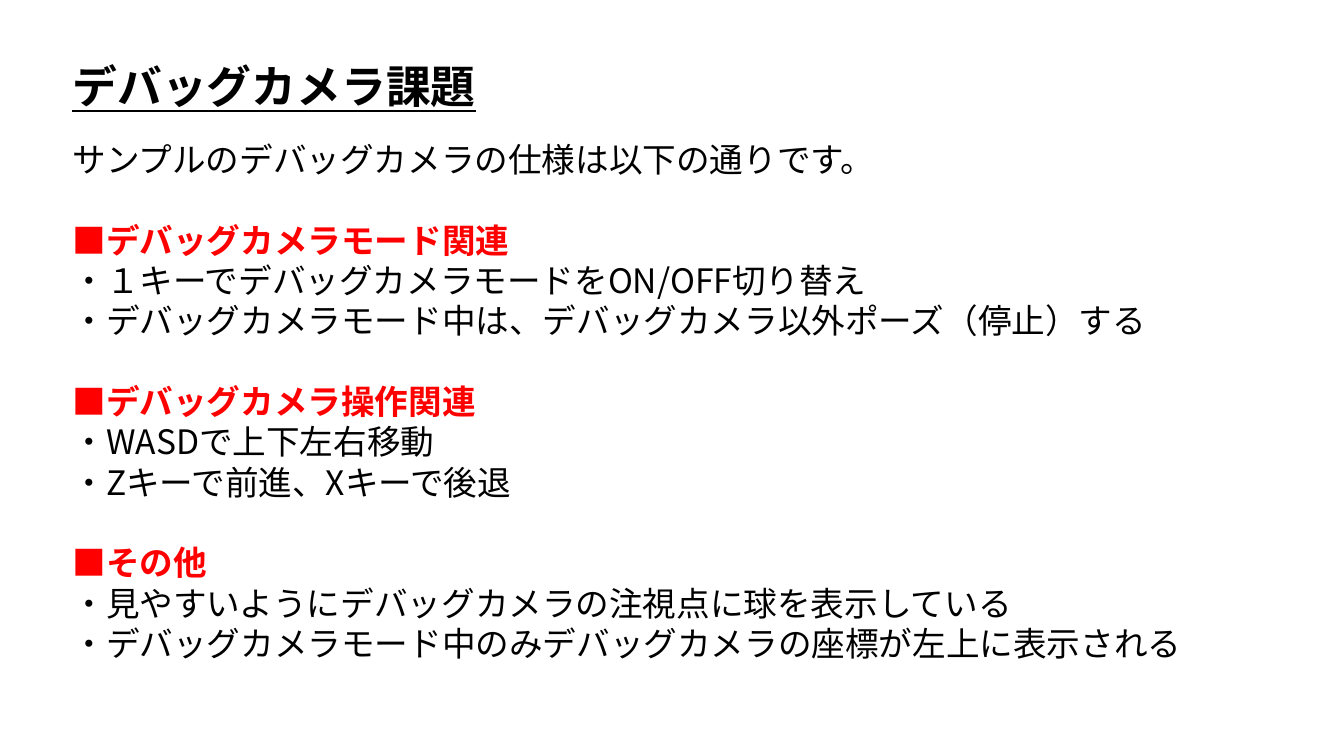
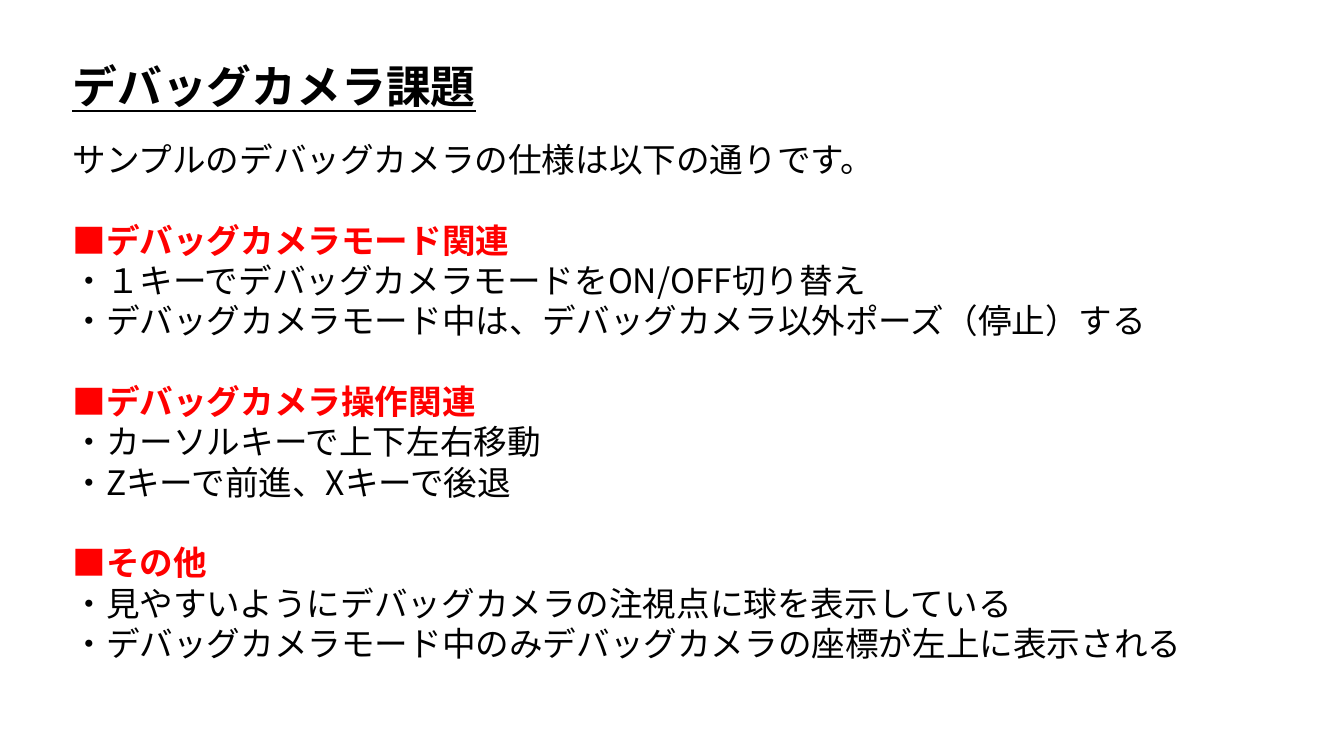
Before and after one commit to ArakiYusuke-Ohara/Textbook, a slide deck: slide 2 of ゲーム科2年/00_前期/ゲーム開発Ⅰ/09_デバッグカメラ課題.pptx. Drawn at 1344x756 pixels with LibreOffice and Linux fonts; fonts in the diff are those of the drawing. Boxes give left, top, right and bottom in pixels: in the first picture for what was removed or moved away, otherwise in the second. Text is boxed around its words. In the diff, an @@ line names an element or a change of style, - is before the commit and + after.

```diff
--- a/ゲーム科2年/00_前期/ゲーム開発Ⅰ/09_デバッグカメラ課題.pptx
+++ b/ゲーム科2年/00_前期/ゲーム開発Ⅰ/09_デバッグカメラ課題.pptx
@@ text at <box>72,426,540,457</box>: text changed @@
-・WASDで上下左右移動
+・カーソルキーで上下左右移動
```
Also in this commit, not shown: 1 other slide changed, 2 other files.
